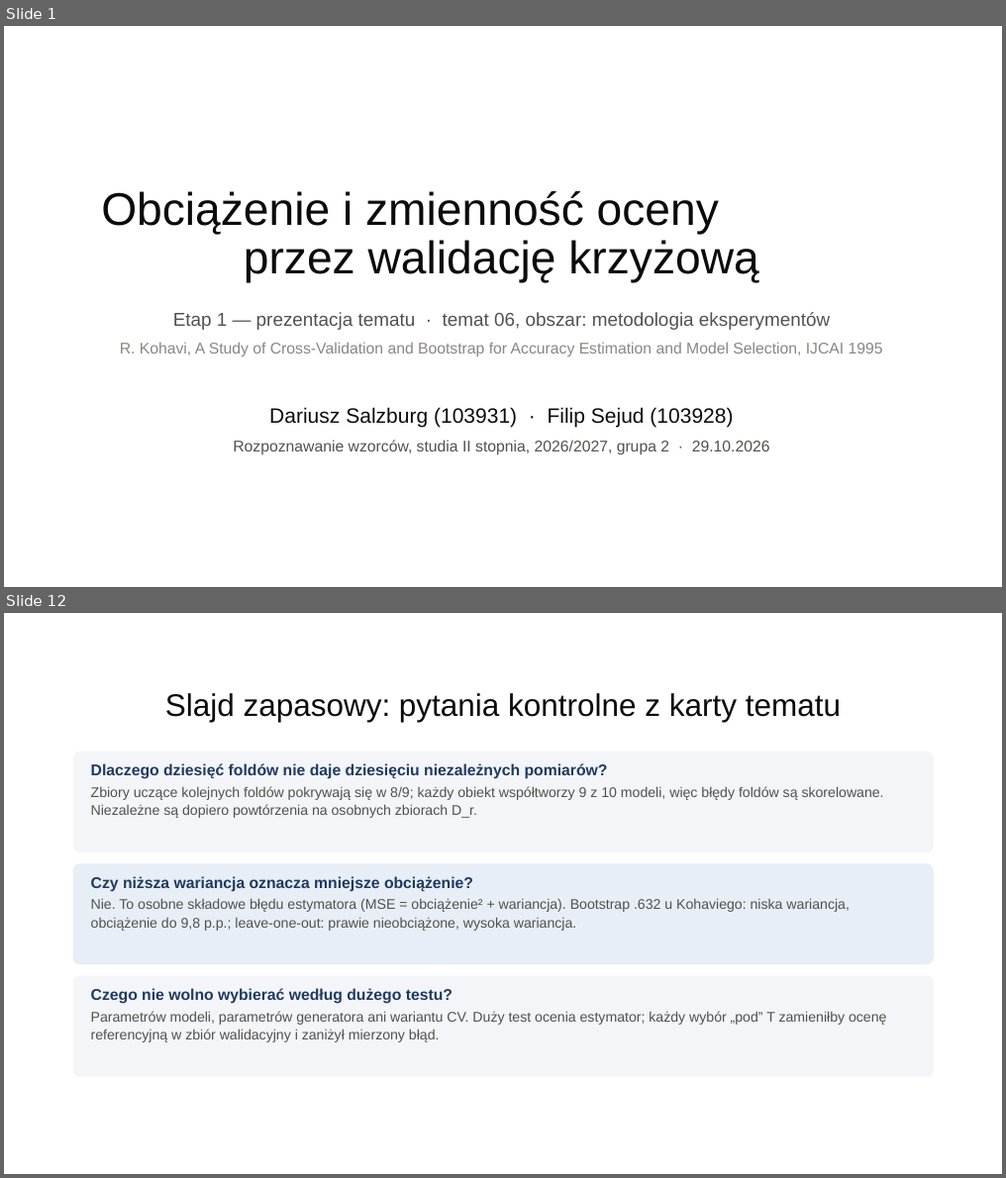
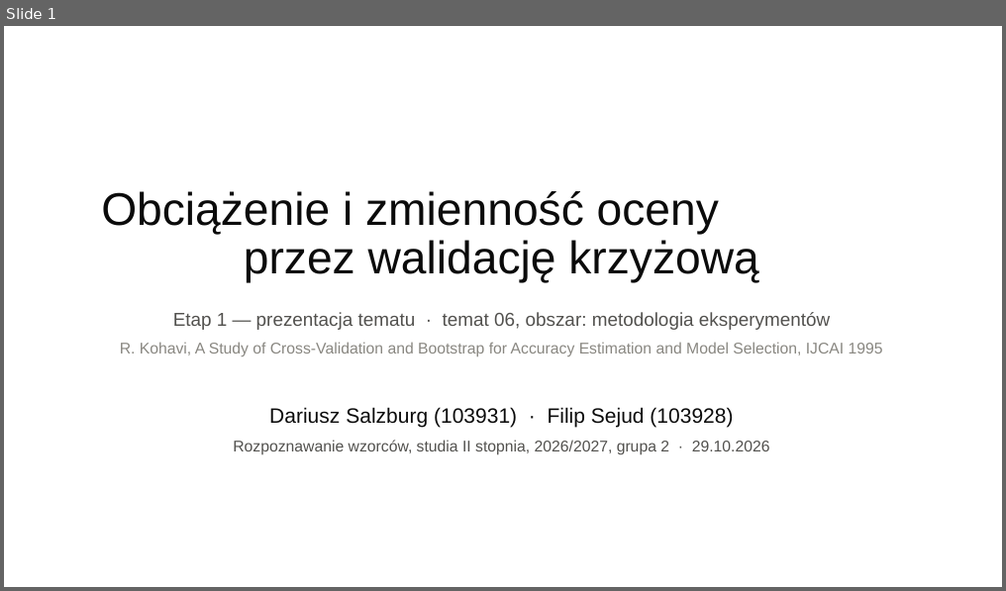
Before and after one commit to FylyppS/rozpoznawanie-wzorcow, a slide deck: etap1/slajdy-etap1.pptx. Shown one above the other, each under a label of ours: slides 1 and 12 before the commit, slide 1 after it; the slides between them are not shown. The pictures are 1006x1178 and 1006x591 pixels, drawn with LibreOffice and Linux fonts; fonts in the diff are those of the drawing; background and template pictures are left out. Boxes give left, top, right and bottom in pixels: in the first picture for what was removed or moved away, otherwise in the second. Text is boxed around its words. In the diff, an @@ line names an element or a change of style, - is before the commit and + after.

```diff
--- a/etap1/slajdy-etap1.pptx
+++ b/etap1/slajdy-etap1.pptx
@@ slide 12 removed at bbox=[4, 613, 1002, 1174], background picture (left out) @@
@@ title removed at bbox=[165, 693, 841, 722] @@
-Slajd zapasowy: pytania kontrolne z karty tematu
@@ rounded rectangle removed at bbox=[73, 752, 934, 853] @@
@@ text removed at bbox=[91, 763, 884, 818] @@
-Dlaczego dziesięć foldów nie daje dziesięciu niezależnych pomiarów?
-Zbiory uczące kolejnych foldów pokrywają się w 8/9; każdy obiekt współtworzy 9 z 10 modeli, więc błędy foldów są skorelowane. Niezależne są dopiero powtórzenia na osobnych zbiorach D_r.
@@ rounded rectangle removed at bbox=[73, 863, 934, 964] @@
@@ text removed at bbox=[91, 876, 848, 931] @@
-Czy niższa wariancja oznacza mniejsze obciążenie?
-Nie. To osobne składowe błędu estymatora (MSE = obciążenie² + wariancja). Bootstrap .632 u Kohaviego: niska wariancja, obciążenie do 9,8 p.p.; leave-one-out: prawie nieobciążone, wysoka wariancja.
@@ rounded rectangle removed at bbox=[73, 976, 934, 1077] @@
@@ text removed at bbox=[91, 988, 886, 1043] @@
-Czego nie wolno wybierać według dużego testu?
-Parametrów modeli, parametrów generatora ani wariantu CV. Duży test ocenia estymator; każdy wybór „pod” T zamieniłby ocenę referencyjną w zbiór walidacyjny i zaniżył mierzony błąd.
```
Also in this commit, not shown: 9 slides changed, 1 slide added, 1 other slide removed, 2 other files.
